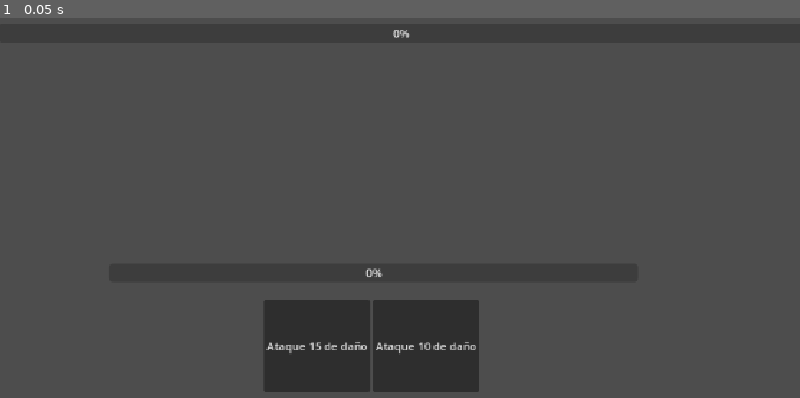
Above: before the commit, frame 1.
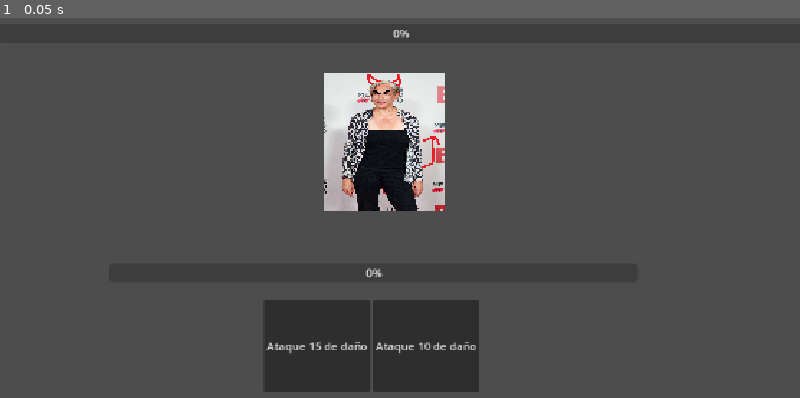
Above: after the commit, the same moment.

Repository: Lilithx24/GAMEOFTHEAVAST2026
Game: Godot game, scene res://escenas/MAIN.tscn
Same seed, same stepped clock (60 frames per second), same inputs: the game is played once before the commit and once after it.
Inputs:
- Up to frame 1 (0.05 s): no input

The runs differ from the first frame. In frame 1, 5.4% of the frame differs, in the area x 40-56%, y 14-51%.

Commit message:
Ahora los enemigos tienen partes (Solo una parte by now) PD: Parche de Evil A.Colado

Diff:
--- /dev/null
+++ b/escenas/assetsCombate/assetsEnemigo/parteEnemigo.gd
@@ -0,0 +1,26 @@
+class_name ParteEnemigo
+extends Sprite2D
+
+var vidaMax: int
+var vidaActual: int
+var vital: bool
+var tags: Array[String]
+var estados: Array[String]
+
+
+# Called when the node enters the scene tree for the first time.
+func _ready() -> void:
+	pass # Replace with function body.
+
+
+# Called every frame. 'delta' is the elapsed time since the previous frame.
+func _process(delta: float) -> void:
+	pass
+
+func sufrirDmg(damage: int):
+	var nuevaVida = setVidaActual(vidaActual - damage)
+	print("vida restante: ", nuevaVida)
+
+func setVidaActual(vida: int) -> int:
+	vidaActual = vida
+	return vidaActual
--- /dev/null
+++ b/escenas/assetsCombate/assetsEnemigo/parteEnemigo.tscn
@@ -0,0 +1,10 @@
+[gd_scene format=3 uid="uid://bntfubipviojr"]
+
+[ext_resource type="Script" uid="uid://dqs3onvx502pk" path="res://escenas/assetsCombate/assetsEnemigo/parteEnemigo.gd" id="1_1dkdf"]
+[ext_resource type="Texture2D" uid="uid://vus5amm41mlr" path="res://sprites/test_AC.jpg" id="1_2gcjn"]
+
+[node name="ParteEnemigo" type="Sprite2D" unique_id=158456077]
+position = Vector2(553, 236)
+scale = Vector2(0.056640625, 0.042815283)
+texture = ExtResource("1_2gcjn")
+script = ExtResource("1_1dkdf")
--- a/escenas/assetsCombate/enemigo.gd
+++ b/escenas/assetsCombate/enemigo.gd
@@ -1,20 +1,12 @@
 class_name Enemigo
 extends Node2D
-@export var vidaActual: int = -1
+
+var parte: ParteEnemigo
 
 # Called when the node enters the scene tree for the first time.
 func _ready() -> void:
 	pass
 
-
 # Called every frame. 'delta' is the elapsed time since the previous frame.
 func _process(delta: float) -> void:
 	pass
-
-func sufrirDmg(damage: int):
-	var nuevaVida = setVidaActual(vidaActual - damage)
-	print("vida restante: ", nuevaVida)
-
-func setVidaActual(vida: int) -> int:
-	vidaActual = vida
-	return vidaActual
--- a/escenas/assetsCombate/enemigo.tscn
+++ b/escenas/assetsCombate/enemigo.tscn
@@ -1,14 +1,15 @@
 [gd_scene format=3 uid="uid://dfgvggkb0ji34"]
 
 [ext_resource type="Script" uid="uid://dcfe0wlbsgxos" path="res://escenas/assetsCombate/enemigo.gd" id="1_sms58"]
+[ext_resource type="PackedScene" uid="uid://bntfubipviojr" path="res://escenas/assetsCombate/assetsEnemigo/parteEnemigo.tscn" id="2_yrpfg"]
 
 [node name="Enemigo" type="Node2D" unique_id=569635208]
 script = ExtResource("1_sms58")
-
-[node name="Sprite2D" type="Sprite2D" parent="." unique_id=2025072951]
 
 [node name="ProgressBar" type="ProgressBar" parent="." unique_id=592474888]
 offset_left = -2.0
 offset_top = 66.0
 offset_right = 1156.0
 offset_bottom = 93.0
+
+[node name="ParteEnemigo" parent="." unique_id=158456077 instance=ExtResource("2_yrpfg")]
--- a/escenas/combate.gd
+++ b/escenas/combate.gd
@@ -3,8 +3,9 @@
 
 const ESCENA_SKILL := preload("res://escenas/assetsCombate/skill.tscn")
 const ESCENA_ENEMIGO := preload("res://escenas/assetsCombate/enemigo.tscn")
+const ESCENA_PARTE_ENEMIGO := preload("res://escenas/assetsCombate/assetsEnemigo/parteEnemigo.tscn")
 
-@onready var enemigo: Enemigo
+var parteEnemigaSeleccionada: ParteEnemigo
 @onready var contenedor = $PanelJugador/HBoxContainer
 
 # Called when the node enters the scene tree for the first time.
@@ -19,9 +20,17 @@
 	pass
 
 func crearEnemigo(vida: int) -> void:
-	enemigo = ESCENA_ENEMIGO.instantiate()
-	enemigo.setVidaActual(vida)
+	var enemigo: Enemigo = ESCENA_ENEMIGO.instantiate()
 	self.add_child(enemigo)
+	crearParte(enemigo, vida)
+
+func crearParte(enemigo:Enemigo, vida: int) -> void:
+	var parte: ParteEnemigo = ESCENA_PARTE_ENEMIGO.instantiate()
+	parte.vidaMax = vida
+	parte.vidaActual = parte.vidaMax
+	parteEnemigaSeleccionada = parte
+	enemigo.parte = parte
+	enemigo.add_child(parte)
 
 func crearSkill(nombre: String, dmg: int) -> void:
 	var skill: Skill = ESCENA_SKILL.instantiate()
@@ -31,7 +40,7 @@
 	contenedor.add_child(skill)
 
 func _onSkillElegida(dmg: int) -> void:
-	enemigo.sufrirDmg(dmg)
+	parteEnemigaSeleccionada.sufrirDmg(dmg)
 
 func _on_button_pressed() -> void:
 	pass # Replace with function body.
Not shown, added: escenas/assetsCombate/assetsEnemigo/parteEnemigo.gd.uid
Binary file added: sprites/test_AC.jpg
Not shown, added: sprites/test_AC.jpg.import
